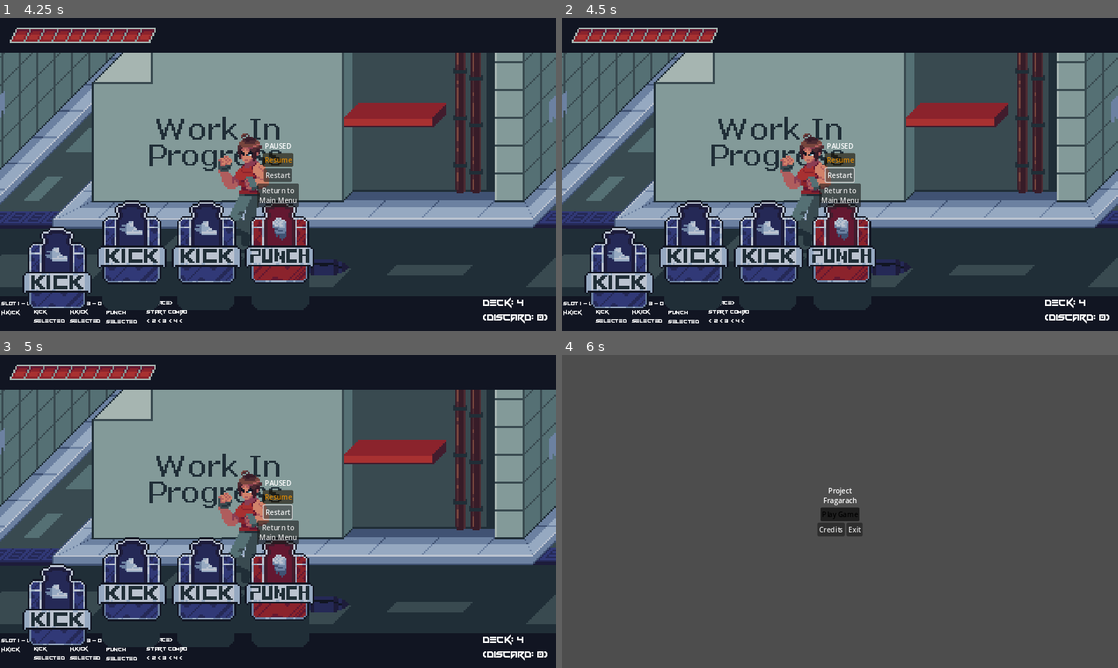
Above: before the commit, frames 1-4 (two rows, left to right).
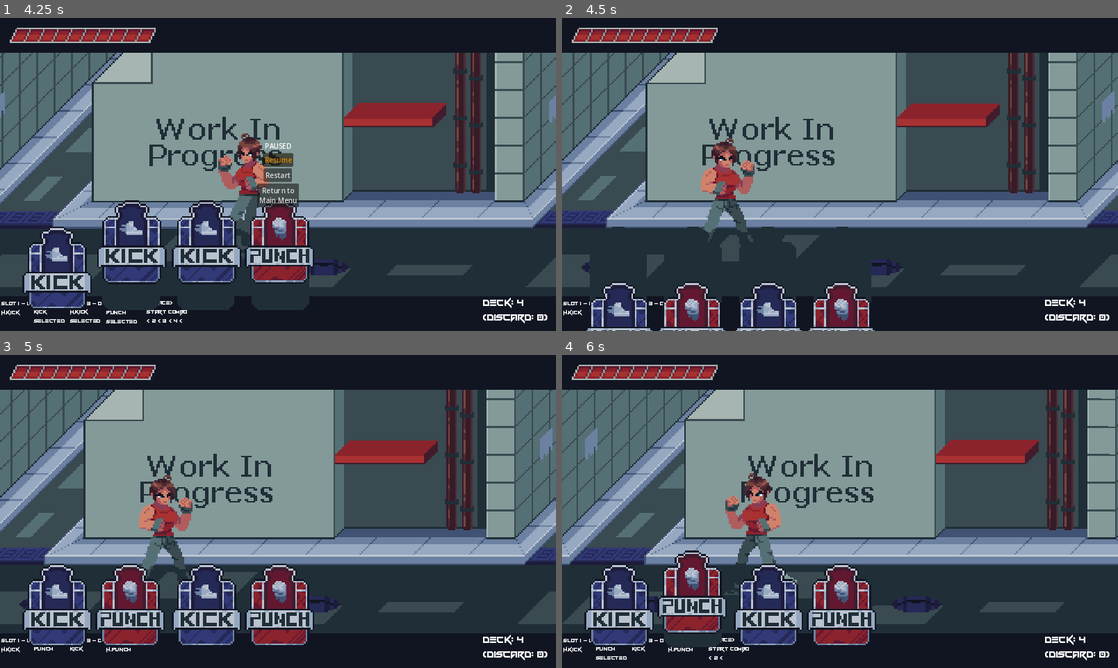
Above: after the commit, the same moments.

Repository: Missing-Pixel/Project-Fragarach
Game: Godot game, scene res://Scenes/test_level.tscn
The game is run twice, just before and just after one commit, with the same random seed, the same clock (stepped at 60 frames per second) and the same inputs.
Inputs (mouse positions are in pixels of both pictures, inside the frame that each line leads up to):
- Up to frame 1 (4.25 s): hold D (Move Right) 0.53-1.28 s; tap U (Select Card 1) at 0.6, 3.6 s; hold S (Move Down) 1.28-2.03 s; tap I (Select Card 2) at 1.35 s; hold D (Move Right) 2.03-2.78 s; tap O (Select Card 3) at 2.1 s; hold W (Move Up) 2.78-3.53 s; tap P (Select Card 4) at 2.85 s; hold A (Move Left) from 3.53 s (still down); tap Escape (Cancel Menu) at 4.15 s
- Up to frame 2 (4.5 s): release A (Move Left) at 4.25 s; click "Restart" at 4.25 s
- Up to frame 3 (5 s): no input
- Up to frame 4 (6 s): click (840, 533) at 5 s, where only the run before the commit has a clickable "Return to Main Menu"; tap Enter at 5.75 s; hold A (Move Left) from 5.78 s (still down); tap I (Select Card 2) at 5.85 s

Frame 1 is identical in both runs. In frame 2, 31% of the frame differs, in the area x 0-100%, y 11-100%; in frame 3, 28%; in frame 4, 87%, in the area x 0-100%, y 0-100%.

Commit message:
Properly connected various buttons in main menu; connected all buttons on the in level menus; Created Credits Screen

Diff:
--- a/Prefabs/HUD/card_slot.tscn
+++ b/Prefabs/HUD/card_slot.tscn
@@ -23,38 +23,6 @@
 }]
 
 [sub_resource type="AnimationLibrary" id="AnimationLibrary_5mb6j"]
-
-[sub_resource type="Animation" id="Animation_yvlii"]
-resource_name = "drawing"
-length = 0.3
-tracks/0/type = "value"
-tracks/0/imported = false
-tracks/0/enabled = true
-tracks/0/path = NodePath("Card:position")
-tracks/0/interp = 1
-tracks/0/loop_wrap = true
-tracks/0/keys = {
-"times": PackedFloat32Array(0, 0.3),
-"transitions": PackedFloat32Array(1, 1),
-"update": 0,
-"values": [Vector2(0, 63), Vector2(0, 0)]
-}
-
-[sub_resource type="Animation" id="Animation_jmdde"]
-resource_name = "select"
-length = 0.2
-tracks/0/type = "value"
-tracks/0/imported = false
-tracks/0/enabled = true
-tracks/0/path = NodePath("Card:position")
-tracks/0/interp = 1
-tracks/0/loop_wrap = true
-tracks/0/keys = {
-"times": PackedFloat32Array(0, 0.2),
-"transitions": PackedFloat32Array(1, 1),
-"update": 0,
-"values": [Vector2(0, 0), Vector2(0, -15)]
-}
 
 [sub_resource type="Animation" id="Animation_1fvel"]
 resource_name = "deselect"
@@ -114,6 +82,38 @@
 }]
 }
 
+[sub_resource type="Animation" id="Animation_yvlii"]
+resource_name = "drawing"
+length = 0.3
+tracks/0/type = "value"
+tracks/0/imported = false
+tracks/0/enabled = true
+tracks/0/path = NodePath("Card:position")
+tracks/0/interp = 1
+tracks/0/loop_wrap = true
+tracks/0/keys = {
+"times": PackedFloat32Array(0, 0.3),
+"transitions": PackedFloat32Array(1, 1),
+"update": 0,
+"values": [Vector2(0, 63), Vector2(0, 0)]
+}
+
+[sub_resource type="Animation" id="Animation_jmdde"]
+resource_name = "select"
+length = 0.2
+tracks/0/type = "value"
+tracks/0/imported = false
+tracks/0/enabled = true
+tracks/0/path = NodePath("Card:position")
+tracks/0/interp = 1
+tracks/0/loop_wrap = true
+tracks/0/keys = {
+"times": PackedFloat32Array(0, 0.2),
+"transitions": PackedFloat32Array(1, 1),
+"update": 0,
+"values": [Vector2(0, 0), Vector2(0, -15)]
+}
+
 [sub_resource type="AnimationLibrary" id="AnimationLibrary_xik4q"]
 _data = {
 "deselect": SubResource("Animation_1fvel"),
--- a/Prefabs/Menus/game_over.tscn
+++ b/Prefabs/Menus/game_over.tscn
@@ -33,5 +33,3 @@
 layout_mode = 2
 text = "Return to
 Main Menu"
-
-[connection signal="pressed" from="HBoxContainer2/Leave" to="." method="_on_leave_pressed"]
--- a/Prefabs/Menus/pause_menu.tscn
+++ b/Prefabs/Menus/pause_menu.tscn
@@ -42,5 +42,3 @@
 layout_mode = 2
 text = "Return to
 Main Menu"
-
-[connection signal="pressed" from="HBoxContainer3/Leave" to="." method="_on_leave_pressed"]
--- a/Scenes/main_menu.tscn
+++ b/Scenes/main_menu.tscn
@@ -16,14 +16,18 @@
 [node name="MenuScreen" type="CanvasLayer" parent="."]
 
 [node name="TitlePage" type="VBoxContainer" parent="MenuScreen"]
-visible = false
 offset_right = 1280.0
 offset_bottom = 719.0
 alignment = 1
 script = ExtResource("1_isltt")
 
+[node name="HSeparator" type="HSeparator" parent="MenuScreen/TitlePage"]
+custom_minimum_size = Vector2(0, 150)
+layout_mode = 2
+
 [node name="HBoxContainer" type="HBoxContainer" parent="MenuScreen/TitlePage"]
 layout_mode = 2
+size_flags_vertical = 3
 alignment = 1
 
 [node name="TitleText" type="RichTextLabel" parent="MenuScreen/TitlePage/HBoxContainer"]
@@ -34,16 +38,26 @@
 Fragarach"
 fit_content = true
 
+[node name="HSeparator2" type="HSeparator" parent="MenuScreen/TitlePage"]
+custom_minimum_size = Vector2(0, 66.67)
+layout_mode = 2
+
 [node name="HBoxContainer2" type="HBoxContainer" parent="MenuScreen/TitlePage"]
 layout_mode = 2
+size_flags_vertical = 3
 alignment = 1
 
 [node name="PlayGame" type="Button" parent="MenuScreen/TitlePage/HBoxContainer2"]
 layout_mode = 2
 text = "Play Game"
 
+[node name="HSeparator4" type="HSeparator" parent="MenuScreen/TitlePage"]
+custom_minimum_size = Vector2(0, 28.98)
+layout_mode = 2
+
 [node name="HBoxContainer3" type="HBoxContainer" parent="MenuScreen/TitlePage"]
 layout_mode = 2
+size_flags_vertical = 3
 alignment = 1
 
 [node name="Credits" type="Button" parent="MenuScreen/TitlePage/HBoxContainer3"]
@@ -54,164 +68,75 @@
 layout_mode = 2
 text = "Exit"
 
-[node name="DeckSelection" type="VBoxContainer" parent="MenuScreen" node_paths=PackedStringArray("default_button")]
+[node name="HSeparator3" type="HSeparator" parent="MenuScreen/TitlePage"]
+custom_minimum_size = Vector2(0, 150)
+layout_mode = 2
+
+[node name="CreditsScreen" type="VBoxContainer" parent="MenuScreen"]
 offset_right = 1280.0
-offset_bottom = 719.0
+offset_bottom = 720.0
 alignment = 1
 script = ExtResource("1_isltt")
-default_button = NodePath("ButtonRowBottom/CancelAndReturn")
 
-[node name="HSeparator" type="HSeparator" parent="MenuScreen/DeckSelection"]
+[node name="HSeparator" type="HSeparator" parent="MenuScreen/CreditsScreen"]
+custom_minimum_size = Vector2(0, 200)
 layout_mode = 2
 
-[node name="ButtonRowPK1" type="HBoxContainer" parent="MenuScreen/DeckSelection"]
+[node name="HBoxContainer4" type="HBoxContainer" parent="MenuScreen/CreditsScreen"]
 layout_mode = 2
-alignment = 1
+size_flags_vertical = 3
 
-[node name="MorePunch" type="Button" parent="MenuScreen/DeckSelection/ButtonRowPK1"]
-layout_mode = 2
-text = "+"
-
-[node name="VSeparator" type="VSeparator" parent="MenuScreen/DeckSelection/ButtonRowPK1"]
-custom_minimum_size = Vector2(130, 0)
-layout_mode = 2
-
-[node name="MoreKick" type="Button" parent="MenuScreen/DeckSelection/ButtonRowPK1"]
-layout_mode = 2
-text = "+"
-
-[node name="TextRowPK" type="HBoxContainer" parent="MenuScreen/DeckSelection"]
-layout_mode = 2
-alignment = 1
-
-[node name="PunchLabel" type="RichTextLabel" parent="MenuScreen/DeckSelection/TextRowPK"]
+[node name="CreditsTitle" type="RichTextLabel" parent="MenuScreen/CreditsScreen/HBoxContainer4"]
 layout_mode = 2
 size_flags_horizontal = 3
 bbcode_enabled = true
-text = "[right]Punch"
-fit_content = true
+text = "[center]CREDITS"
 
-[node name="PunchCount" type="RichTextLabel" parent="MenuScreen/DeckSelection/TextRowPK"]
-custom_minimum_size = Vector2(100, 0)
+[node name="HBoxContainer" type="HBoxContainer" parent="MenuScreen/CreditsScreen"]
 layout_mode = 2
-bbcode_enabled = true
-text = "[center]##"
-fit_content = true
+size_flags_vertical = 3
+alignment = 1
 
-[node name="VSeparator" type="VSeparator" parent="MenuScreen/DeckSelection/TextRowPK"]
-custom_minimum_size = Vector2(50, 0)
+[node name="VSeparator" type="VSeparator" parent="MenuScreen/CreditsScreen/HBoxContainer"]
+custom_minimum_size = Vector2(400, 0)
 layout_mode = 2
 
-[node name="KickCount" type="RichTextLabel" parent="MenuScreen/DeckSelection/TextRowPK"]
-custom_minimum_size = Vector2(100, 0)
-layout_mode = 2
-bbcode_enabled = true
-text = "[center]##"
-fit_content = true
-
-[node name="KickLabel" type="RichTextLabel" parent="MenuScreen/DeckSelection/TextRowPK"]
+[node name="TraveenCredits" type="RichTextLabel" parent="MenuScreen/CreditsScreen/HBoxContainer"]
 layout_mode = 2
 size_flags_horizontal = 3
-text = "Kick"
-fit_content = true
+bbcode_enabled = true
+text = "[center]Programming -
+Traveen W."
 
-[node name="ButtonRowPK2" type="HBoxContainer" parent="MenuScreen/DeckSelection"]
+[node name="CodyCredits" type="RichTextLabel" parent="MenuScreen/CreditsScreen/HBoxContainer"]
 layout_mode = 2
+size_flags_horizontal = 3
+bbcode_enabled = true
+text = "[center]Art and Sound -
+Cody A."
+
+[node name="VSeparator2" type="VSeparator" parent="MenuScreen/CreditsScreen/HBoxContainer"]
+custom_minimum_size = Vector2(400, 0)
+layout_mode = 2
+
+[node name="HBoxContainer2" type="HBoxContainer" parent="MenuScreen/CreditsScreen"]
+layout_mode = 2
+size_flags_vertical = 3
 alignment = 1
 
-[node name="LessPunch" type="Button" parent="MenuScreen/DeckSelection/ButtonRowPK2"]
-layout_mode = 2
-text = "-"
-
-[node name="VSeparator" type="VSeparator" parent="MenuScreen/DeckSelection/ButtonRowPK2"]
-custom_minimum_size = Vector2(490, 0)
+[node name="AIECredits" type="RichTextLabel" parent="MenuScreen/CreditsScreen/HBoxContainer2"]
 layout_mode = 2
 
-[node name="LessKick" type="Button" parent="MenuScreen/DeckSelection/ButtonRowPK2"]
+[node name="HBoxContainer3" type="HBoxContainer" parent="MenuScreen/CreditsScreen"]
 layout_mode = 2
-text = "-"
-
-[node name="HSeparator2" type="HSeparator" parent="MenuScreen/DeckSelection"]
-layout_mode = 2
-
-[node name="ButtonRowHPHK1" type="HBoxContainer" parent="MenuScreen/DeckSelection"]
-layout_mode = 2
+size_flags_vertical = 3
 alignment = 1
 
-[node name="MoreHeavyPunch" type="Button" parent="MenuScreen/DeckSelection/ButtonRowHPHK1"]
-layout_mode = 2
-text = "+"
-
-[node name="MoreHeavyKick" type="Button" parent="MenuScreen/DeckSelection/ButtonRowHPHK1"]
-layout_mode = 2
-text = "+"
-
-[node name="TextRowHPHK" type="HBoxContainer" parent="MenuScreen/DeckSelection"]
-layout_mode = 2
-alignment = 1
-
-[node name="HeavyPunchLabel" type="RichTextLabel" parent="MenuScreen/DeckSelection/TextRowHPHK"]
-layout_mode = 2
-text = "Heavy Punch"
-
-[node name="HeavyPunchCount" type="RichTextLabel" parent="MenuScreen/DeckSelection/TextRowHPHK"]
-layout_mode = 2
-text = "##"
-
-[node name="HeavyKickCount" type="RichTextLabel" parent="MenuScreen/DeckSelection/TextRowHPHK"]
-layout_mode = 2
-text = "##"
-
-[node name="HeavyKickLabel" type="RichTextLabel" parent="MenuScreen/DeckSelection/TextRowHPHK"]
-layout_mode = 2
-text = "Heavy Kick"
-
-[node name="ButtonRowHPHK2" type="HBoxContainer" parent="MenuScreen/DeckSelection"]
-layout_mode = 2
-alignment = 1
-
-[node name="LessHeavyPunch" type="Button" parent="MenuScreen/DeckSelection/ButtonRowHPHK2"]
-layout_mode = 2
-text = "-"
-
-[node name="LessHeavyKick" type="Button" parent="MenuScreen/DeckSelection/ButtonRowHPHK2"]
-layout_mode = 2
-text = "-"
-
-[node name="HSeparator3" type="HSeparator" parent="MenuScreen/DeckSelection"]
-layout_mode = 2
-
-[node name="TextRowBottomConsole" type="HBoxContainer" parent="MenuScreen/DeckSelection"]
-layout_mode = 2
-alignment = 1
-
-[node name="DeckConsole" type="RichTextLabel" parent="MenuScreen/DeckSelection/TextRowBottomConsole"]
-layout_mode = 2
-text = "This is a test message"
-
-[node name="ButtonRowBottom" type="HBoxContainer" parent="MenuScreen/DeckSelection"]
-layout_mode = 2
-alignment = 1
-
-[node name="CancelAndReturn" type="Button" parent="MenuScreen/DeckSelection/ButtonRowBottom"]
+[node name="Return" type="Button" parent="MenuScreen/CreditsScreen/HBoxContainer3"]
 layout_mode = 2
 text = "Return to
 Main Menu"
 
-[node name="ResetDeck" type="Button" parent="MenuScreen/DeckSelection/ButtonRowBottom"]
+[node name="HSeparator2" type="HSeparator" parent="MenuScreen/CreditsScreen"]
+custom_minimum_size = Vector2(0, 200)
 layout_mode = 2
-text = "Reset"
-
-[node name="SaveDeck" type="Button" parent="MenuScreen/DeckSelection/ButtonRowBottom"]
-layout_mode = 2
-text = "Save"
-
-[node name="SaveAndFight" type="Button" parent="MenuScreen/DeckSelection/ButtonRowBottom"]
-layout_mode = 2
-text = "Fight with
-this Deck"
-
-[node name="HSeparator4" type="HSeparator" parent="MenuScreen/DeckSelection"]
-layout_mode = 2
-
-[connection signal="pressed" from="MenuScreen/TitlePage/HBoxContainer2/PlayGame" to="MenuScreen/TitlePage" method="_on_play_game_pressed"]
--- a/Scenes/test_level.tscn
+++ b/Scenes/test_level.tscn
@@ -47,3 +47,12 @@
 [node name="PauseMenu" parent="PrototypeHUD" instance=ExtResource("9_kqh8v")]
 
 [node name="GameOver" parent="PrototypeHUD" instance=ExtResource("10_56mcn")]
+
+[connection signal="pressed" from="PrototypeHUD/PauseMenu/HBoxContainer/Resume" to="." method="_on_resume_pressed"]
+[connection signal="pressed" from="PrototypeHUD/PauseMenu/HBoxContainer2/Restart" to="." method="_on_reset_pressed"]
+[connection signal="pressed" from="PrototypeHUD/PauseMenu/HBoxContainer3/Leave" to="." method="_on_leave_pressed"]
+[connection signal="pressed" from="PrototypeHUD/GameOver/HBoxContainer/Restart" to="." method="_on_reset_pressed"]
+[connection signal="pressed" from="PrototypeHUD/GameOver/HBoxContainer2/Leave" to="." method="_on_leave_pressed"]
+
+[editable path="PrototypeHUD/PauseMenu"]
+[editable path="PrototypeHUD/GameOver"]
--- a/Scripts/Menus and UI/sc_level_process.gd
+++ b/Scripts/Menus and UI/sc_level_process.gd
@@ -10,6 +10,14 @@
 @export_group("Menus")
 @export var pause_menu: Node
 @export var game_over: Node
+
+# Returns to main menu
+func _on_leave_pressed():
+	get_tree().change_scene_to_file("res://Scenes/main_menu.tscn")
+
+# Restarts level
+func _on_reset_pressed():
+	get_tree().change_scene_to_file("res://Scenes/test_level.tscn")
 
 # Remove all menus and resume game
 func _on_resume_pressed():
--- a/Scripts/Menus and UI/sc_menu_controls.gd
+++ b/Scripts/Menus and UI/sc_menu_controls.gd
@@ -80,11 +80,3 @@
 func _process(delta):
 	if (movement_timer < movement_cooldown):
 		movement_timer += delta
-
-
-# TEMP STUFF FOR GOLD MEETING, DELETE LATER
-func _on_play_game_pressed():
-	get_tree().change_scene_to_file("res://Scenes/test_level.tscn")
-
-func _on_leave_pressed():
-	get_tree().change_scene_to_file("res://Scenes/main_menu_expanded.tscn")
--- a/Scripts/Menus and UI/sc_menu_process.gd
+++ b/Scripts/Menus and UI/sc_menu_process.gd
@@ -3,6 +3,10 @@
 ## Workaround script to get all children of canvas layer onto the process_nodes
 
 @export var canvas_node: Node
+
+# Plays level
+func _on_play_game_pressed():
+	get_tree().change_scene_to_file("res://Scenes/test_level.tscn")
 
 # Called when the node enters the scene tree for the first time.
 func _ready():
